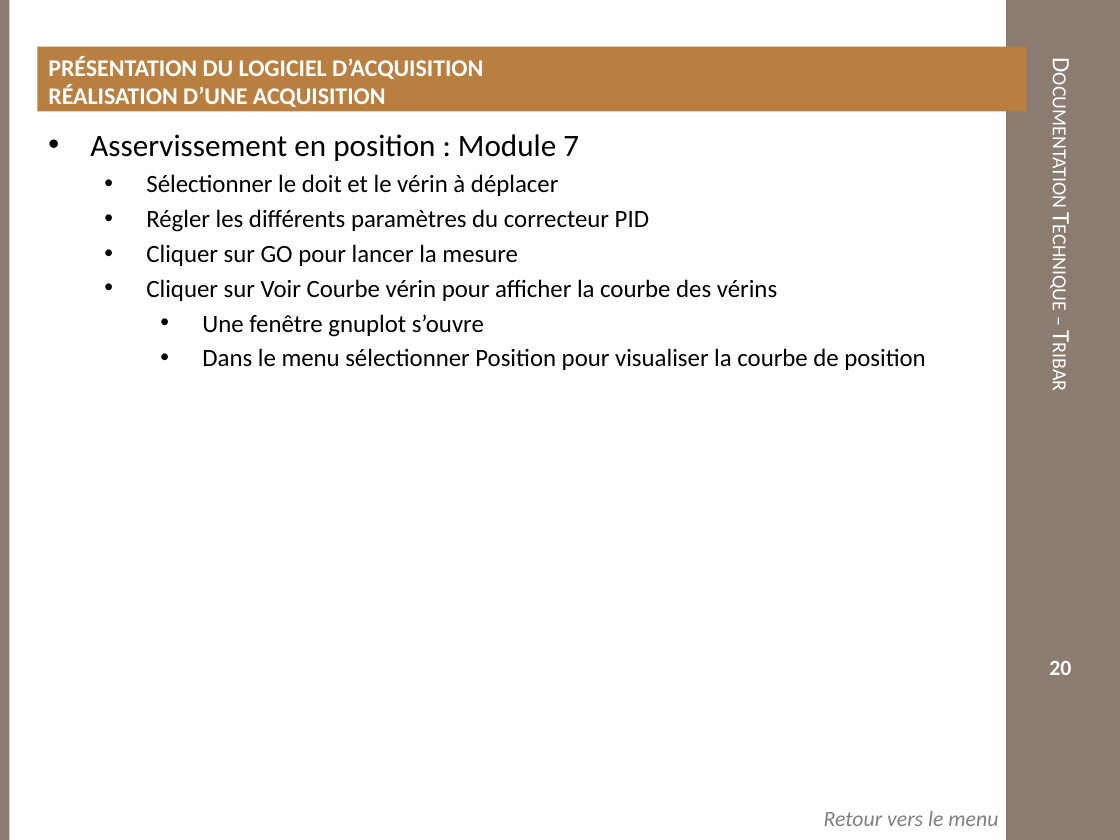
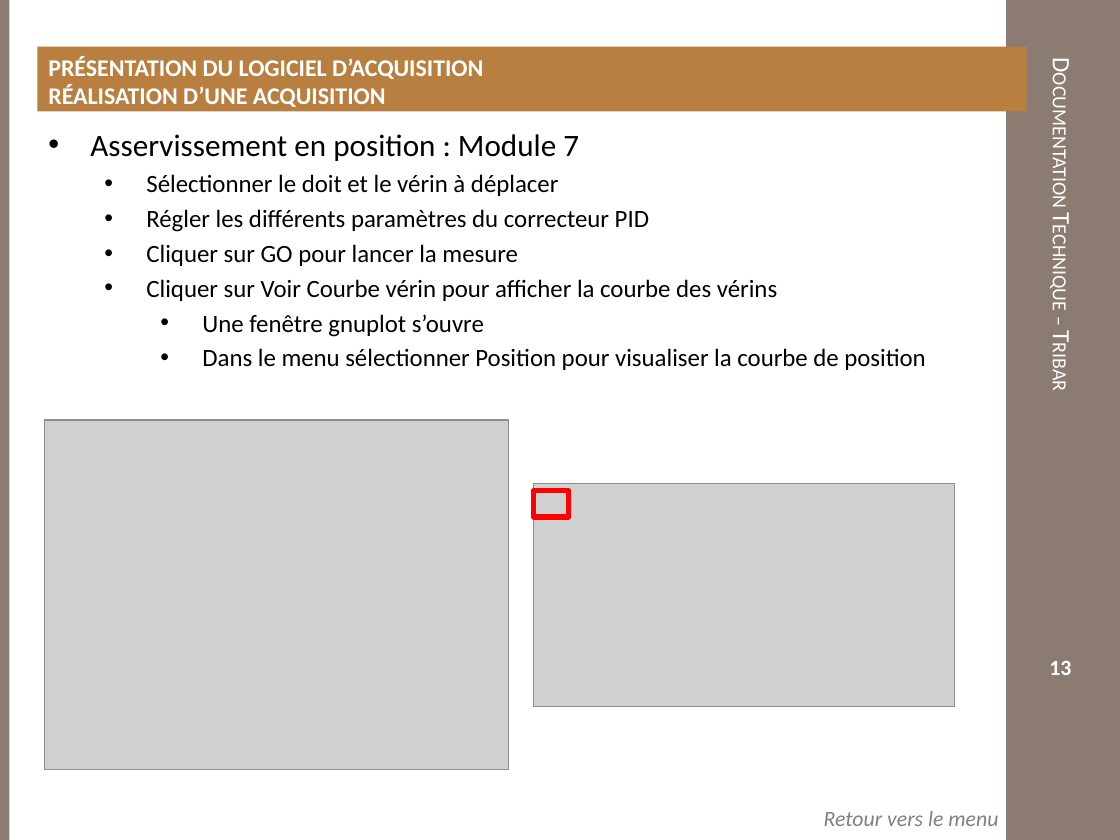
Before and after one commit to xpessoles/TP_PTSI, a slide deck: slide 13 of DocumentsTP/Documentation_Tribar.pptx (slide 20 before the commit). Drawn at 1120x840 pixels with LibreOffice and Linux fonts; fonts in the diff are those of the drawing; grey boxes stand for pictures; background and template pictures are left out. Boxes give left, top, right and bottom in pixels: in the first picture for what was removed or moved away, otherwise in the second. Text is boxed around its words. In the diff, an @@ line names an element or a change of style, - is before the commit and + after.

```diff
--- a/DocumentsTP/Documentation_Tribar.pptx
+++ b/DocumentsTP/Documentation_Tribar.pptx
@@ picture added at [45, 420, 510, 769] @@
@@ picture added at [533, 484, 954, 707] @@
@@ rectangle added at [533, 491, 568, 517], outline #FF0000 3.35 pt @@
@@ page number at [1049, 661, 1071, 675]: text changed @@
-20
+13
```
Also in this commit, not shown: 8 other slides changed, 1 slide added, 7 slides removed, 4 other files.
